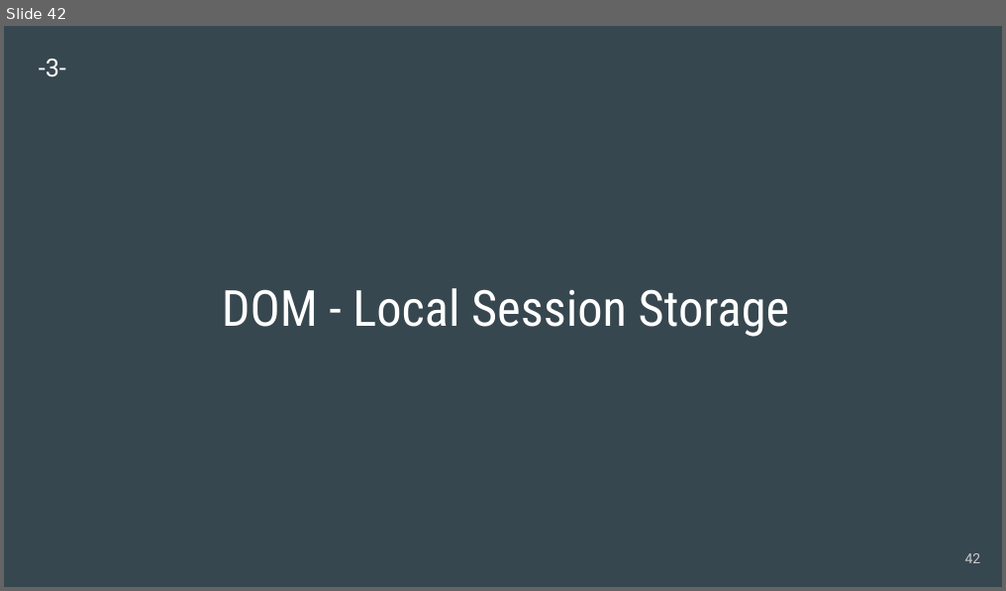
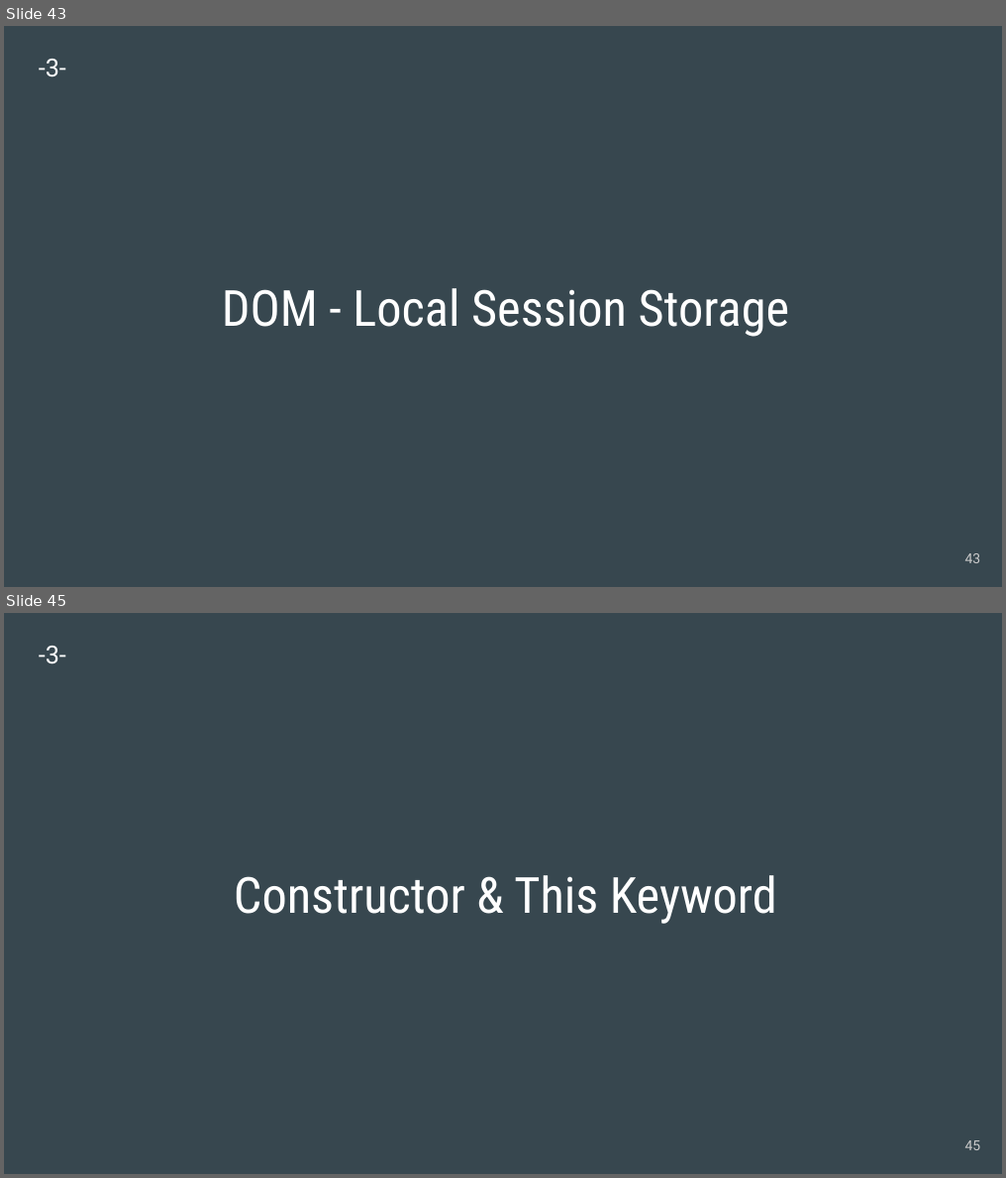
Before and after one commit to engwsalama/webdev_js, a slide deck: 2020-WebDev_js.pptx. Shown one above the other, each under a label of ours: slide 42 before the commit, slides 43 and 45 after it; the slides between them are not shown. The pictures are 1006x591 and 1006x1178 pixels, drawn with LibreOffice and Linux fonts; fonts in the diff are those of the drawing. Boxes give left, top, right and bottom in pixels: in the first picture for what was removed or moved away, otherwise in the second. Text is boxed around its words. In the diff, an @@ line names an element or a change of style, - is before the commit and + after.

```diff
--- a/2020-WebDev_js.pptx
+++ b/2020-WebDev_js.pptx
@@ slide 45 added at [4, 613, 1002, 1174], background #37474F @@
@@ text added at [39, 646, 66, 664], 18 pt, text #FFFFFF @@
+-3-
@@ title added at [234, 875, 777, 924], 36 pt, text #FFFFFF @@
+Constructor & This Keyword
@@ page number added at [965, 1141, 981, 1151], 10 pt, text #CACACA @@
+45
@@ what was slide 42 is now slide 43 @@
@@ page number at [965, 554, 981, 564]: text changed @@
-42
+43
```
Also in this commit, not shown: 9 other slides added, 1 other file.
